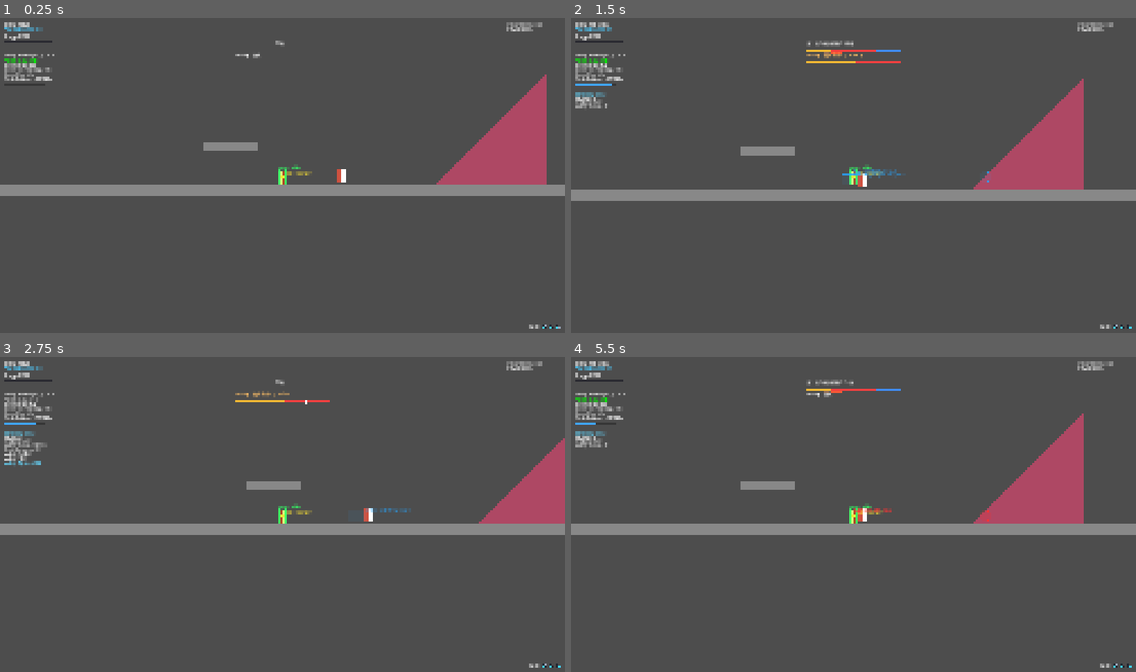
Above: before the commit, frames 1-4 (two rows, left to right).
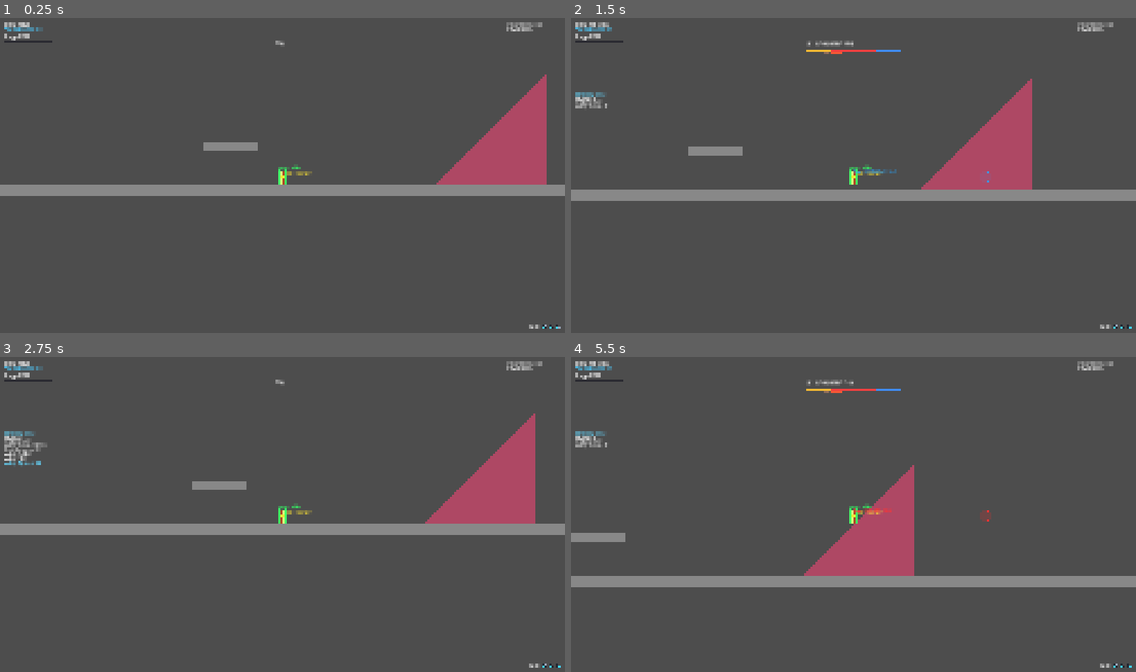
Above: after the commit, the same moments.

Repository: Guo3020/CombatLab
Game: Godot game, scene res://02_scenes/01_arena/main.tscn
The game is run twice, just before and just after one commit, with the same random seed, the same clock (stepped at 60 frames per second) and the same inputs.
Inputs (mouse positions are in pixels of both pictures, inside the frame that each line leads up to):
- Up to frame 1 (0.25 s): no input
- Up to frame 2 (1.5 s): move the mouse to (977, 159) at 0.52 s; hold D (move_right) 0.53-1.25 s; hold Right mouse button (dodge) 0.53-1.25 s; click (977, 159) at 0.67 s; tap Up (jump) at 0.77 s; drag from (740, 191) to (983, 175) at 1.27 s
- Up to frame 3 (2.75 s): move the mouse to (339, 445) at 2.02 s; hold A (move_left) from 2.03 s (still down); hold Right mouse button (dodge) from 2.03 s (still down)
- Up to frame 4 (5.5 s): release A (move_left) at 2.75 s; release Right mouse button (dodge) at 2.75 s; drag from (825, 580) to (684, 467) at 2.77 s; move the mouse to (1023, 564) at 3.52 s; hold D (move_right) 3.53-4.25 s; hold Right mouse button (dodge) 3.53-4.25 s; tap Up (jump) at 3.77 s; drag from (684, 467) to (768, 435) at 4.27 s; move the mouse to (881, 514) at 5.02 s; hold D (move_right) from 5.03 s (still down); hold Right mouse button (dodge) from 5.03 s (still down); click (881, 514) at 5.17 s

The runs differ from the first frame. In frame 1, 0.5% of the frame differs, in the area x 0-62%, y 11-53%; in frame 2, 6.3%; in frame 3, 5.0%; in frame 4, 15%, in the area x 0-100%, y 11-74%.

Commit message:
Migrate action resources from HitstopModule to HitInstance

Diff:
--- a/04_resources/Training_dummy_action/enemy_action_01.tres
+++ b/04_resources/Training_dummy_action/enemy_action_01.tres
@@ -2,8 +2,6 @@
 
 [ext_resource type="Script" uid="uid://bx3y8p324q4xu" path="res://03_scripts/01_combat/data/hit_instance_data.gd" id="1_htf8t"]
 [ext_resource type="Script" uid="uid://bj3diw4xg6hf0" path="res://03_scripts/01_combat/modules/combat_action_module.gd" id="1_tfeyi"]
-[ext_resource type="Script" uid="uid://dgjymukq37tib" path="res://03_scripts/01_combat/modules/hit_module.gd" id="2_htf8t"]
-[ext_resource type="Script" uid="uid://d01ep54f0t2cy" path="res://03_scripts/01_combat/modules/hitstop_module.gd" id="3_bcveu"]
 [ext_resource type="Script" uid="uid://bvyxsitu1yh05" path="res://03_scripts/01_combat/data/combat_action_data.gd" id="4_5bglr"]
 
 [sub_resource type="Resource" id="Resource_yhuu6"]
@@ -17,10 +15,17 @@
 target_time_freeze_duration = 0.6166666666666667
 metadata/_custom_type_script = "uid://d01ep54f0t2cy"
 
+[sub_resource type="Resource" id="Resource_HitInstance"]
+script = ExtResource("1_htf8t")
+attacker_time_freeze_duration = 0.6
+target_time_freeze_duration = 0.6166666666666667
+metadata/_custom_type_script = "uid://bx3y8p324q4xu"
+
 [resource]
 script = ExtResource("4_5bglr")
 action_id = &"enemy_combo_01"
 action_name = "怪物连击1"
+hit_instances = Array[ExtResource("1_htf8t")]([SubResource("Resource_HitInstance")])
 startup = 1.26
 active = 1.16
 recovery = 0.0
